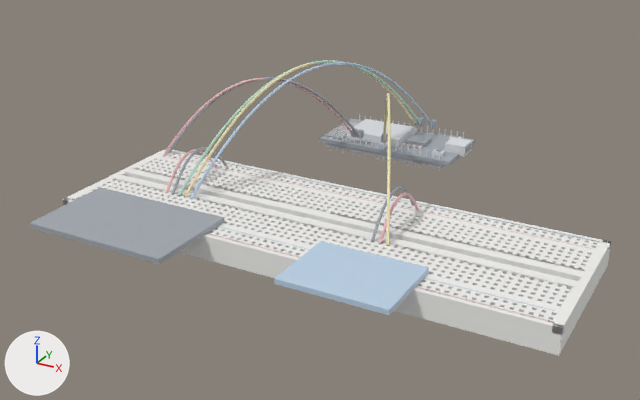
An edit to the glTF model mcp-server/physical_studio/bench/ready/snake-game/step-13.glb, drawn before and after from the same camera.
Before and after are seen from a 50 mm camera at (0.121, -0.221, 0.125) aimed at (-0.01, 0.017, 0.006). The axes (+X, +Y, +Z) are drawn at lower left. The lights are the same throughout. The picture after the commit comes second. Where no turn or scale is listed for an object, it has been applied to the vertices. Vertices at exactly the same position are counted once.

The first picture shows 'breadboard__mesh', 'ground_supply__mesh', 'joystick__mesh', 'joystick_x__mesh', 'matrix__mesh', 'matrix_clock__mesh', 'matrix_data__mesh', 'uno__mesh' and 6 more.
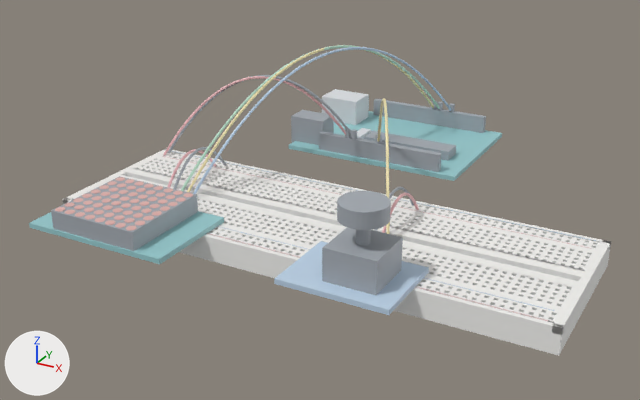
Location of each change, (x1, y1, x2, y2) in pixels of the pictures (640 x 400 px; the box of a moved part takes in the faces that stretch with it):
'uno__mesh', reshaped (37% wider, 63% taller): before (320, 115, 475, 171); after (289, 89, 502, 181)
'joystick__mesh', reshaped (67% taller): before (274, 241, 429, 315); after (274, 191, 429, 315)
'matrix__mesh', reshaped (14% taller): before (29, 187, 224, 264); after (29, 176, 224, 264)
'matrix_clock__mesh', reshaped (6% wider, 7% taller): before (190, 62, 437, 199); after (193, 47, 455, 194)
part 1 of me_uno__mesh, added (cyan): after (289, 111, 502, 181)
part 2 of me_uno__mesh, added: after (322, 89, 369, 125)
part 3 of me_uno__mesh, added: after (291, 110, 334, 145)
part 4 of me_uno__mesh, added: after (364, 131, 456, 161)
part 5 of me_uno__mesh, added: after (357, 128, 371, 139)
part 6 of me_uno__mesh, added: after (319, 131, 442, 172)
part 7 of me_uno__mesh, added: after (373, 99, 486, 133)
part 8 of me_uno__mesh, deleted: before (320, 118, 475, 168)
part 9 of me_matrix__mesh, added: after (51, 176, 198, 251)
part 10 of me_matrix__mesh, added: after (75, 212, 85, 217)
part 11 of me_matrix__mesh, added: after (95, 184, 193, 231)
part 12 of me_matrix__mesh, recoloured (grey to cyan): before (29, 187, 224, 264); after (29, 211, 224, 264)
part 13 of me_joystick__mesh, added: after (322, 227, 403, 295)
part 14 of me_joystick__mesh, added: after (337, 191, 391, 246)
part 15 of me_matrix_clock__mesh, moved or reshaped: before (190, 62, 433, 199); after (193, 47, 451, 194)
part 16 of me_matrix_clock__mesh, moved or reshaped: before (431, 119, 437, 128); after (449, 103, 455, 112)

The change, as a list of edits to the scene's bpy script:
```text
Change me_uno__mesh:
    remove me_uno__mesh.from_pydata(...)  # 708 vertices, 1176 faces; spans x -0.0402..0.017, y 0.071..0.099, z 0.0008..0.009
    add me_uno__mesh.from_pydata(...)  # 56 vertices, 84 faces; spans x -0.0507..0.0216, y 0.0583..0.1117, z 0.0038..0.0158
    me_uno__mesh part 1: a new loose piece, a box spanning x -0.047..0.0216, y 0.0583..0.1117, z 0.0042..0.0058, in mat_defaultmaterial_001
    me_uno__mesh part 2: a new loose piece, a box spanning x -0.0507..-0.0347, y 0.092..0.104, z 0.0048..0.0158, in mat_defaultmaterial_001
    me_uno__mesh part 3: a new loose piece, a box spanning x -0.0487..-0.0347, y 0.0635..0.0725, z 0.0048..0.0158, in mat_defaultmaterial_001
    me_uno__mesh part 4: a new loose piece, a box spanning x -0.0212..0.0138, y 0.072..0.08, z 0.0058..0.0093, in mat_defaultmaterial_001
    me_uno__mesh part 5: a new loose piece, a box spanning x -0.0287..-0.0247, y 0.076..0.086, z 0.0058..0.0074, in mat_defaultmaterial_001
    me_uno__mesh part 6: a new loose piece, a box spanning x -0.0342..0.0148, y 0.0597..0.0622, z 0.0038..0.0123, in mat_defaultmaterial_001
    me_uno__mesh part 7: a new loose piece, a box spanning x -0.0342..0.0148, y 0.1079..0.1104, z 0.0038..0.0123, in mat_defaultmaterial_001
    me_uno__mesh part 8: 274 vertices removed from x -0.0402..0.017, y 0.071..0.099, z 0.0008..0.009
    other edits to the shape of me_uno__mesh do not show in these pictures
Change me_matrix__mesh:
    remove me_matrix__mesh.from_pydata(...)  # 8 vertices, 12 faces; spans x -0.0758..-0.0258, y -0.0485..-0.0165, z 0.008..0.0096
    add me_matrix__mesh.from_pydata(...)  # 1424 vertices, 2584 faces; spans x -0.0758..-0.0258, y -0.0485..-0.0165, z 0.008..0.0158
    me_matrix__mesh part 9: a new loose piece, a box spanning x -0.0663..-0.0353, y -0.048..-0.017, z 0.0096..0.0156, in mat_defaultmaterial_002
    me_matrix__mesh part 10: a new loose piece, a 10-sided cylinder along z spanning x -0.05816..-0.05506, y -0.04755..-0.0446, z 0.0156..0.01575, in mat_defaultmaterial_002
    me_matrix__mesh part 11: 770 vertices added at x -0.0543..-0.0357, y -0.0475..-0.0175, z 0.0156..0.0158
    me_matrix__mesh part 12: 12 kept faces spanning x -0.0758..-0.0258, y -0.0485..-0.0165, z 0.008..0.0096 get new vertex colours; the middle colour goes from grey #a4aab1 to cyan #97cace
    other edits to the shape of me_matrix__mesh do not show in these pictures
Change me_joystick__mesh:
    remove me_joystick__mesh.from_pydata(...)  # 8 vertices, 12 faces; spans x 0.0084..0.0424, y -0.0425..-0.0165, z 0.008..0.0096
    add me_joystick__mesh.from_pydata(...)  # 115 vertices, 216 faces; spans x 0.0084..0.0424, y -0.0425..-0.0165, z 0.008..0.0316
    me_joystick__mesh part 13: a new loose piece, a box spanning x 0.0204..0.0364, y -0.0375..-0.0215, z 0.0096..0.0196, in mat_defaultmaterial_003
    me_joystick__mesh part 14: a new loose piece of 99 vertices spanning x 0.0214..0.0354, y -0.0365..-0.0225, z 0.0196..0.0316, in mat_defaultmaterial_003
Change me_matrix_clock__mesh:
    remove me_matrix_clock__mesh.from_pydata(...)  # 1009 vertices, 1932 faces; spans x -0.0462..-0.0016, y -0.0067..0.0984, z 0.0077..0.044
    add me_matrix_clock__mesh.from_pydata(...)  # 1009 vertices, 1932 faces; spans x -0.0462..0.0014, y -0.0067..0.11, z 0.0077..0.048
    me_matrix_clock__mesh part 15: the loose piece of 1001 vertices spanning x -0.0462..-0.0021, y -0.0067..0.0979, z 0.0077..0.044 is multiplied about its middle by the matrix ((1.016, 0.022, 0.0), (0.054, 1.089, 0.0), (0.027, 0.027, 1.057)), then moved by (0.0015, 0.0058, 0.003)
    me_matrix_clock__mesh part 16: the loose piece of 8 vertices spanning x -0.0034..-0.0016, y 0.0966..0.0984, z 0.0085..0.0115 is moved by (0.003, 0.0116, 0.004)
```
